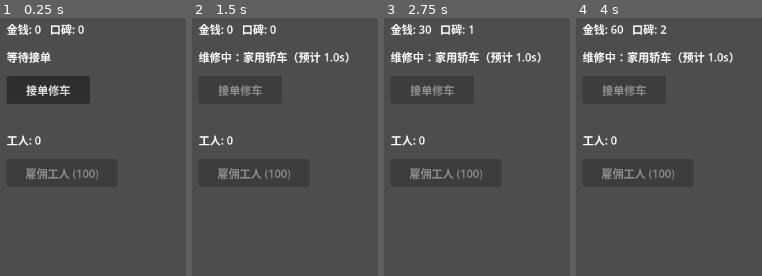
Above: before the commit, frames 1-4 (left to right).
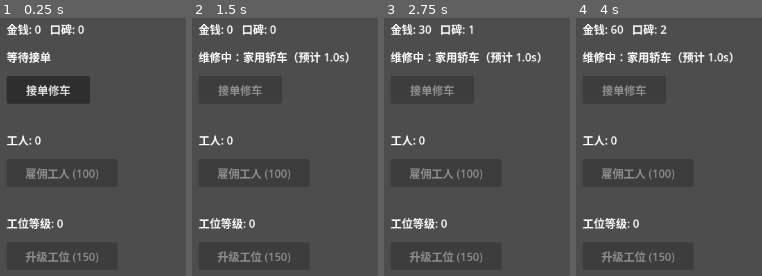
Above: after the commit, the same moments.

Repository: XinLiucc/cocos-game-project
Game: Godot game, scene res://scenes/Main.tscn
Two runs of this game, one before a commit and one after it. Both use one fixed random seed, a clock stepped at 60 frames per second and the inputs below.
Inputs (mouse positions are in pixels of both pictures, inside the frame that each line leads up to):
- Up to frame 1 (0.25 s): no input
- Up to frame 2 (1.5 s): click "接单修车" at 0.5 s; tap Enter at 1.25 s; move the mouse to (outside the picture) at 1.27 s; hold D from 1.28 s (still down); tap B at 1.35 s; click (outside the picture) at 1.42 s
- Up to frame 3 (2.75 s): tap Space at 1.52, 2 s; release D at 2 s; drag from (outside the picture) to (outside the picture) at 2.02 s
- Up to frame 4 (4 s): tap Enter at 2.75 s; move the mouse to (outside the picture) at 2.77 s; hold D 2.78-3.5 s; tap E at 2.85 s; tap Space at 3.5 s; drag from (outside the picture) to (700, 136) at 3.52 s

The runs differ from the first frame. In frame 1, 1.4% of the frame differs, in the area x 3-53%, y 77-95%; in frame 2, 1.4%; in frame 3, 1.4%; in frame 4, 1.4%.

Commit message:
Wire up facility upgrade button and apply payout multiplier

Diff:
--- a/car_repair_shop/scenes/Main.tscn
+++ b/car_repair_shop/scenes/Main.tscn
@@ -42,3 +42,17 @@
 offset_right = 220.0
 offset_bottom = 300.0
 text = "雇佣工人 (100)"
+
+[node name="FacilityLabel" type="Label" parent="."]
+offset_left = 60.0
+offset_top = 340.0
+offset_right = 60.0
+offset_bottom = 340.0
+text = "工位等级: 0"
+
+[node name="UpgradeButton" type="Button" parent="."]
+offset_left = 60.0
+offset_top = 380.0
+offset_right = 220.0
+offset_bottom = 420.0
+text = "升级工位 (150)"
--- a/car_repair_shop/scripts/Main.gd
+++ b/car_repair_shop/scripts/Main.gd
@@ -12,6 +12,8 @@
 @onready var repair_timer: Timer = $RepairTimer
 @onready var worker_label: Label = $WorkerLabel
 @onready var hire_button: Button = $HireButton
+@onready var facility_label: Label = $FacilityLabel
+@onready var upgrade_button: Button = $UpgradeButton
 @onready var game_state: Node = get_node("/root/GameState")
 
 var repairing := false
@@ -23,9 +25,11 @@
 	repair_timer.timeout.connect(_on_repair_complete)
 	repair_button.pressed.connect(_on_repair_button_pressed)
 	hire_button.pressed.connect(_on_hire_button_pressed)
+	upgrade_button.pressed.connect(_on_upgrade_button_pressed)
 	game_state.money_changed.connect(_on_state_changed)
 	game_state.reputation_changed.connect(_on_state_changed)
 	game_state.worker_count_changed.connect(_on_worker_count_changed)
+	game_state.facility_level_changed.connect(_on_facility_level_changed)
 	_update_labels()
 
 
@@ -46,10 +50,15 @@
 	game_state.hire_worker()
 
 
+func _on_upgrade_button_pressed() -> void:
+	game_state.upgrade_facility()
+
+
 func _on_repair_complete() -> void:
-	game_state.add_money(current_order.payout)
+	var actual_payout: int = roundi(current_order.payout * game_state.payout_multiplier())
+	game_state.add_money(actual_payout)
 	game_state.add_reputation(current_order.reputation_gain)
-	order_label.text = "完成：%s，收入 %d，口碑 +%d" % [current_order.car_name, current_order.payout, current_order.reputation_gain]
+	order_label.text = "完成：%s，收入 %d，口碑 +%d" % [current_order.car_name, actual_payout, current_order.reputation_gain]
 	repairing = false
 	repair_button.disabled = false
 
@@ -62,8 +71,15 @@
 	_update_labels()
 
 
+func _on_facility_level_changed(_new_level: int) -> void:
+	_update_labels()
+
+
 func _update_labels() -> void:
 	money_label.text = "金钱: %d   口碑: %d" % [game_state.money, game_state.reputation]
 	worker_label.text = "工人: %d" % game_state.worker_count
 	hire_button.text = "雇佣工人 (%d)" % game_state.next_hire_cost()
 	hire_button.disabled = game_state.money < game_state.next_hire_cost()
+	facility_label.text = "工位等级: %d" % game_state.facility_level
+	upgrade_button.text = "升级工位 (%d)" % game_state.next_upgrade_cost()
+	upgrade_button.disabled = game_state.money < game_state.next_upgrade_cost()
